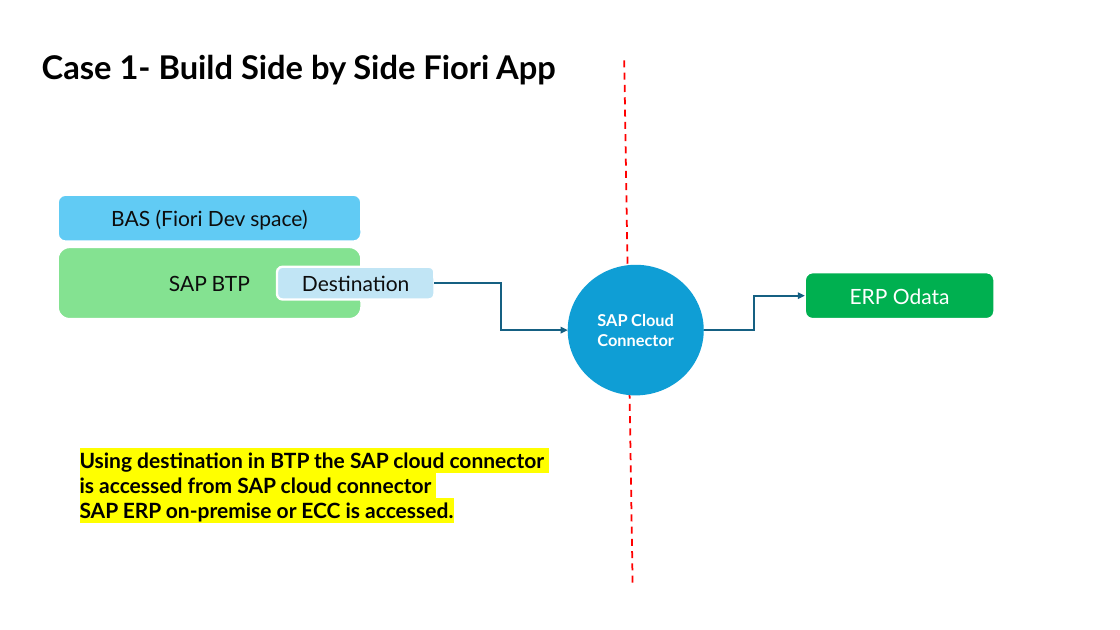
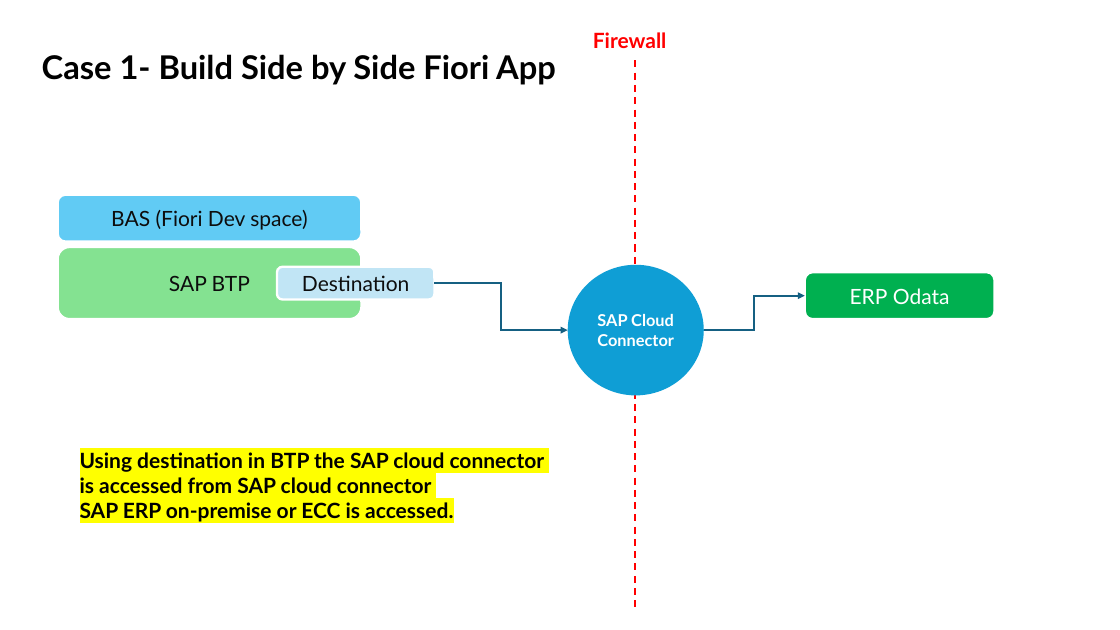
Before and after one commit to Octavius-Dante/Tetra-Proxima, a slide deck: slide 3 of CAPM-DAY-10/CAPM-10.pptx. Drawn at 1120x630 pixels with LibreOffice and Linux fonts; fonts in the diff are those of the drawing. Boxes give left, top, right and bottom in pixels: in the first picture for what was removed or moved away, otherwise in the second. Text is boxed around its words. In the diff, an @@ line names an element or a change of style, - is before the commit and + after.

```diff
--- a/CAPM-DAY-10/CAPM-10.pptx
+++ b/CAPM-DAY-10/CAPM-10.pptx
@@ text added at (x1=593, y1=32, x2=667, y2=48), 18 pt, text #FF0000, bold @@
+Firewall
@@ line moved from (624, 60) - (633, 585) to (635, 60) - (635, 610) @@
```
Also in this commit, not shown: 3 other files.
